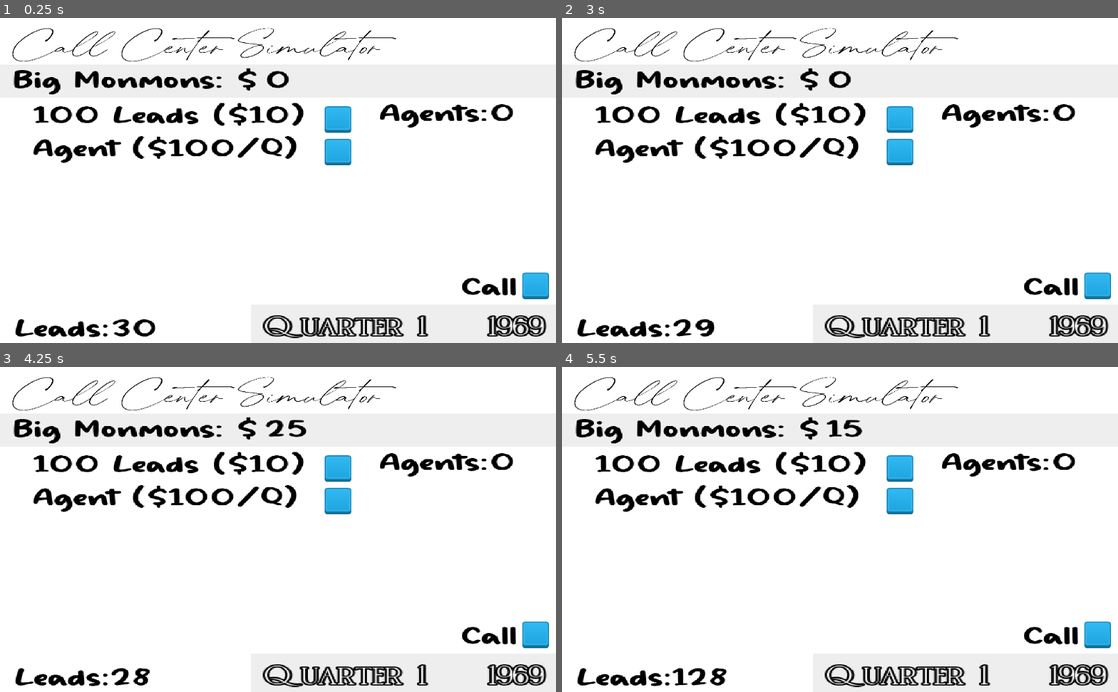
Above: before the commit, frames 1-4 (two rows, left to right).
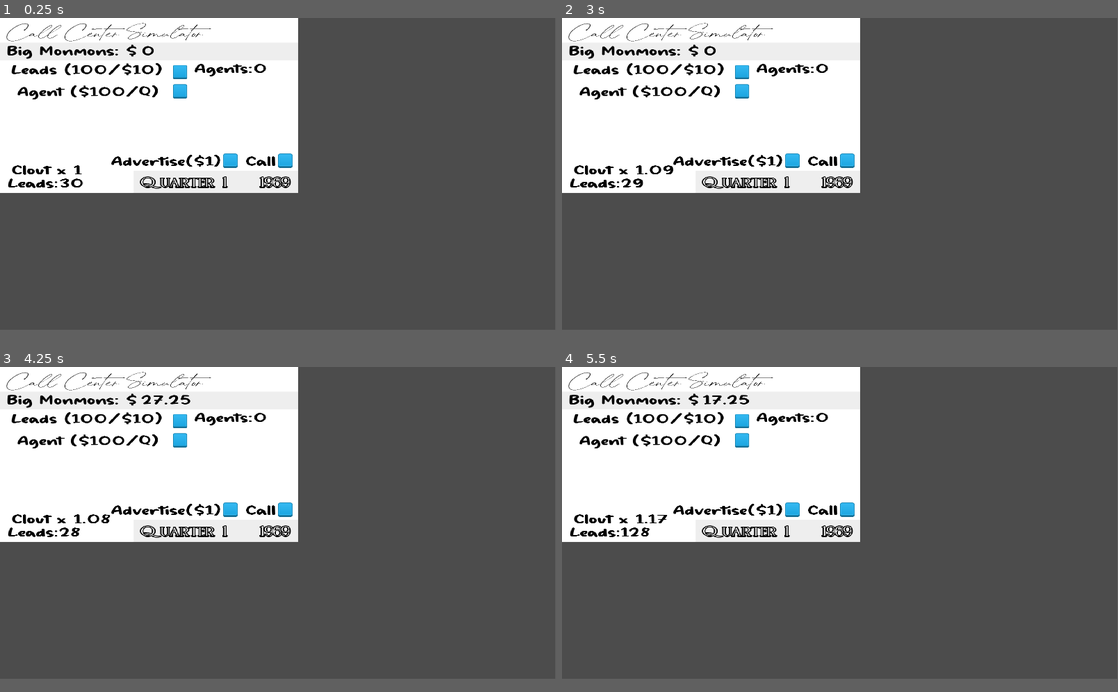
Above: after the commit, the same moments.

Repository: ryanccf/Idle
Game: Godot game, scene res://Game.tscn
Same seed, same stepped clock (60 frames per second), same inputs: the game is played once before the commit and once after it.
Inputs (mouse positions are in pixels of both pictures, inside the frame that each line leads up to; where the layout moved, square brackets give the same spot in the first picture):
- Up to frame 1 (0.25 s): no input
- Up to frame 2 (3 s): click (845, 167) [1095, 284] at 0.5 s; click (739, 73) [901, 118] at 1.25 s; click (795, 167) at 2.02 s; click (739, 96) [901, 151] at 2.75 s
- Up to frame 3 (4.25 s): click (283, 516) [533, 633] at 3.5 s
- Up to frame 4 (5.5 s): click (739, 422) [901, 467] at 4.25 s; click (795, 516) at 5.02 s
In our replay, the window is 800x468 before the commit and 799x449 after it. These sizes can differ from the game's own. Grey fills any space a smaller window leaves; there, only what the larger window draws over its background counts as a difference.

The runs differ from the first frame. In frame 1, 75% of the frame differs, in the area x 0-100%, y 0-99%; in frame 2, 75%; in frame 3, 75%; in frame 4, 75%.

Commit message:
Add Clout Add a sales multiplier (clout) and an advertising button to attain it.

Diff:
--- a/Agent.gd
+++ b/Agent.gd
@@ -7,12 +7,12 @@
 
 func _ready():
 	get_parent().connect("send_lead", self, "on_send_lead")
+	randomize()
 
 func on_send_lead():
 	call_lead()
 
 func call_lead():
-	randomize()
 	var random_number = int(rand_range(1.0, 100.0))
 	if random_number <= close_percent:
 		emit_signal("sale", sale_value)
--- a/Game.gd
+++ b/Game.gd
@@ -8,6 +8,10 @@
 var ticks = 0
 var year = 1969
 var quarter = 1
+var multiplier = 1
+var base_multiplier = 1.0
+var max_multiplier = 10
+var call_value = 25
 
 var Agent = preload("res://Agent.tscn")
 
@@ -16,6 +20,7 @@
 onready var Agents = $Background/Agents
 onready var Year = $Background/Year
 onready var Quarter = $Background/Quarter
+onready var Multiplier = $Background/Multiplier
 
 const TICKS_PER_QUARTER = 90
 const VICTORY_CONDITION = 400000
@@ -28,27 +33,29 @@
 	refresh_view()
 
 func _on_BuyLeadsButton_pressed():
-	if counter > 9:
+	get_node("RideSound").play()
+	if counter >= 10:
 		leads += 100
 		counter -= 10
 	refresh_view()
 
 func _on_BuyAgentButton_pressed():
 	if counter > 99:
+		get_node("CrashSound").play()
 		counter -= 100
 		agents += 1
 		add_agent()
 
 func _on_Agent_sale(money):
-	add_money(money)
-	get_node("SpinnerSound").play()
+	add_money(stepify(money * multiplier, 0.01))
 
 func _on_Tick_timeout():
 	ticks += 1
-	refresh_view()
 	check_quarter()
 	check_win()
 	send_leads()
+	calc_multiplier()
+	refresh_view()
 
 func send_leads():
 	if leads >= agents:
@@ -61,15 +68,17 @@
 	Agents.text = String(agents)
 	Quarter.text = String(quarter)
 	Year.text = String(year)
+	Multiplier.text = String(multiplier)
 
 func dial():
+	get_node("FloorTomSound").play()
 	if leads > 0:
 		leads -= 1
 		randomize()
 		var random_number = int(rand_range(1.0, 6.0))
 		if random_number == 1:
 			get_node("SpinnerSound").play()
-			counter += 25
+			counter += stepify(call_value * multiplier, 0.01)
 	refresh_view()
 
 func add_money(money):
@@ -85,6 +94,10 @@
 	if counter >= VICTORY_CONDITION:
 		get_tree().change_scene("res://VictoryScreen.tscn")
 
+func calc_multiplier():
+	if multiplier > base_multiplier:
+		multiplier -= 0.01
+
 func check_quarter():
 	if ticks > TICKS_PER_QUARTER:
 		ticks = 0
@@ -92,3 +105,9 @@
 		if quarter > 4:
 			quarter = 1
 			year += 1
+
+func _on_AdvertiseButton_pressed():
+	if multiplier <= max_multiplier:
+		get_node("StickSound").play()
+		multiplier += 0.1
+		refresh_view()
--- a/Game.tscn
+++ b/Game.tscn
@@ -1,11 +1,16 @@
-[gd_scene load_steps=11 format=2]
+[gd_scene load_steps=16 format=2]
 
 [ext_resource path="res://Goldie Boxing.ttf" type="DynamicFontData" id=1]
 [ext_resource path="res://blue_button11.png" type="Texture" id=2]
 [ext_resource path="res://Game.gd" type="Script" id=3]
 [ext_resource path="res://beach.webp" type="Texture" id=4]
 [ext_resource path="res://the artisan.otf" type="DynamicFontData" id=5]
-[ext_resource path="res://sonicspinner.wav" type="AudioStream" id=6]
+[ext_resource path="res://audio/sonicspinner.wav" type="AudioStream" id=6]
+[ext_resource path="res://blue_button12.png" type="Texture" id=7]
+[ext_resource path="res://audio/Floor Tom.wav" type="AudioStream" id=8]
+[ext_resource path="res://audio/Crash Cymbal.wav" type="AudioStream" id=9]
+[ext_resource path="res://audio/Ride Cymbal.wav" type="AudioStream" id=10]
+[ext_resource path="res://audio/Stick.wav" type="AudioStream" id=11]
 
 [sub_resource type="DynamicFont" id=1]
 size = 60
@@ -45,9 +50,8 @@
 texture = ExtResource( 4 )
 
 [node name="Divider2" type="ColorRect" parent="Background"]
-margin_left = -1.0
 margin_top = 6.0
-margin_right = 41.0
+margin_right = 40.0
 margin_bottom = 10.0
 color = Color( 0.937255, 0.937255, 0.937255, 1 )
 __meta__ = {
@@ -80,6 +84,33 @@
 "_edit_use_anchors_": false
 }
 
+[node name="Label Multiplier" type="Label" parent="Background"]
+margin_left = 0.541412
+margin_top = 34.3399
+margin_right = 160.54
+margin_bottom = 88.3399
+rect_scale = Vector2( 0.05, 0.05 )
+custom_fonts/font = SubResource( 1 )
+custom_colors/font_color = Color( 0, 0, 0, 1 )
+text = "Clout x"
+align = 2
+__meta__ = {
+"_edit_use_anchors_": false
+}
+
+[node name="Multiplier" type="Label" parent="Background"]
+margin_left = 10.0
+margin_top = 34.0
+margin_right = 161.0
+margin_bottom = 88.0
+rect_scale = Vector2( 0.05, 0.05 )
+custom_fonts/font = SubResource( 1 )
+custom_colors/font_color = Color( 0, 0, 0, 1 )
+text = "1"
+__meta__ = {
+"_edit_use_anchors_": false
+}
+
 [node name="Label Leads" type="Label" parent="Background"]
 margin_top = 37.048
 margin_right = 159.999
@@ -107,9 +138,9 @@
 }
 
 [node name="Label Agents" type="Label" parent="Background"]
-margin_left = 26.5187
+margin_left = 25.7856
 margin_top = 11.0
-margin_right = 186.518
+margin_right = 185.785
 margin_bottom = 65.0
 rect_scale = Vector2( 0.05, 0.05 )
 custom_fonts/font = SubResource( 1 )
@@ -121,9 +152,9 @@
 }
 
 [node name="Agents" type="Label" parent="Background"]
-margin_left = 34.954
+margin_left = 33.7856
 margin_top = 11.0
-margin_right = 146.954
+margin_right = 145.786
 margin_bottom = 65.0
 rect_scale = Vector2( 0.05, 0.05 )
 custom_fonts/font = SubResource( 1 )
@@ -189,6 +220,19 @@
 "_edit_use_anchors_": false
 }
 
+[node name="Label Advertise" type="Label" parent="Background"]
+margin_left = 15.2523
+margin_top = 32.3784
+margin_right = 312.252
+margin_bottom = 86.3784
+rect_scale = Vector2( 0.05, 0.05 )
+custom_fonts/font = SubResource( 1 )
+custom_colors/font_color = Color( 0, 0, 0, 1 )
+text = "Advertise($1)"
+__meta__ = {
+"_edit_use_anchors_": false
+}
+
 [node name="Label Buy Leads" type="Label" parent="Background"]
 margin_top = 11.0
 margin_right = 438.0
@@ -196,7 +240,7 @@
 rect_scale = Vector2( 0.05, 0.05 )
 custom_fonts/font = SubResource( 1 )
 custom_colors/font_color = Color( 0, 0, 0, 1 )
-text = "100 Leads ($10)"
+text = "Leads (100/$10)"
 align = 2
 valign = 1
 __meta__ = {
@@ -204,10 +248,10 @@
 }
 
 [node name="Label Buy Agent" type="Label" parent="Background"]
-margin_left = 2.26862
-margin_top = 14.9414
-margin_right = 390.269
-margin_bottom = 78.9414
+margin_left = 1.5031
+margin_top = 15.8299
+margin_right = 389.504
+margin_bottom = 79.8299
 rect_scale = Vector2( 0.05, 0.05 )
 custom_fonts/font = SubResource( 1 )
 custom_colors/font_color = Color( 0, 0, 0, 1 )
@@ -242,6 +286,19 @@
 "_edit_use_anchors_": false
 }
 
+[node name="AdvertiseButton" type="TextureButton" parent="."]
+margin_left = 772.429
+margin_top = 470.166
+margin_right = 821.429
+margin_bottom = 519.166
+keep_pressed_outside = true
+texture_normal = ExtResource( 2 )
+texture_pressed = ExtResource( 2 )
+texture_disabled = ExtResource( 7 )
+__meta__ = {
+"_edit_use_anchors_": false
+}
+
 [node name="BuyLeadsButton" type="TextureButton" parent="."]
 margin_left = 597.884
 margin_top = 162.532
@@ -254,10 +311,10 @@
 }
 
 [node name="BuyAgentButton" type="TextureButton" parent="."]
-margin_left = 598.0
-margin_top = 223.0
-margin_right = 647.0
-margin_bottom = 272.0
+margin_left = 597.884
+margin_top = 230.491
+margin_right = 646.884
+margin_bottom = 279.491
 texture_normal = ExtResource( 2 )
 texture_pressed = ExtResource( 2 )
 __meta__ = {
@@ -269,7 +326,20 @@
 
 [node name="SpinnerSound" type="AudioStreamPlayer" parent="."]
 stream = ExtResource( 6 )
+
+[node name="FloorTomSound" type="AudioStreamPlayer" parent="."]
+stream = ExtResource( 8 )
+
+[node name="CrashSound" type="AudioStreamPlayer" parent="."]
+stream = ExtResource( 9 )
+
+[node name="RideSound" type="AudioStreamPlayer" parent="."]
+stream = ExtResource( 10 )
+
+[node name="StickSound" type="AudioStreamPlayer" parent="."]
+stream = ExtResource( 11 )
 [connection signal="pressed" from="CallButton" to="." method="_on_CallButton_pressed"]
+[connection signal="pressed" from="AdvertiseButton" to="." method="_on_AdvertiseButton_pressed"]
 [connection signal="pressed" from="BuyLeadsButton" to="." method="_on_BuyLeadsButton_pressed"]
 [connection signal="pressed" from="BuyAgentButton" to="." method="_on_BuyAgentButton_pressed"]
 [connection signal="timeout" from="Tick" to="." method="_on_Tick_timeout"]
--- a/project.godot
+++ b/project.godot
@@ -21,7 +21,8 @@
 
 [display]
 
-window/size/resizable=false
+window/size/width=1920
+window/size/height=1080
 
 [rendering]
 
Not shown, added: audio/Closed Hat.wav.import
Not shown, added: audio/Crash Cymbal.wav.import
Not shown, added: audio/Floor Tom.wav.import
Not shown, added: audio/Kick.wav.import
Not shown, added: audio/Mid Hat.wav.import
Not shown, added: audio/Mid Tom.wav.import
Not shown, added: audio/Open Hat 1.wav.import
Not shown, added: audio/Open Hat 2.wav.import
Not shown, added: audio/Ride Cymbal.wav.import
Not shown, added: audio/Sample 1.wav.import
Not shown, added: audio/Sample 2.wav.import
Not shown, added: audio/Stick.wav.import
(and 25 more such lines)
